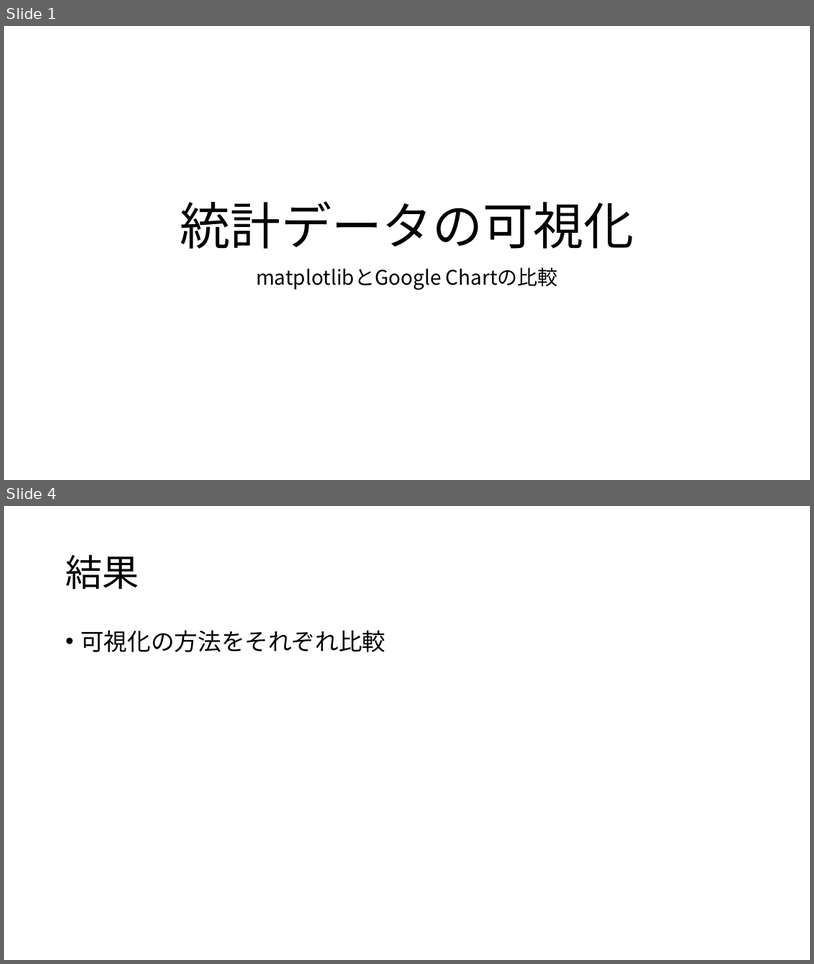
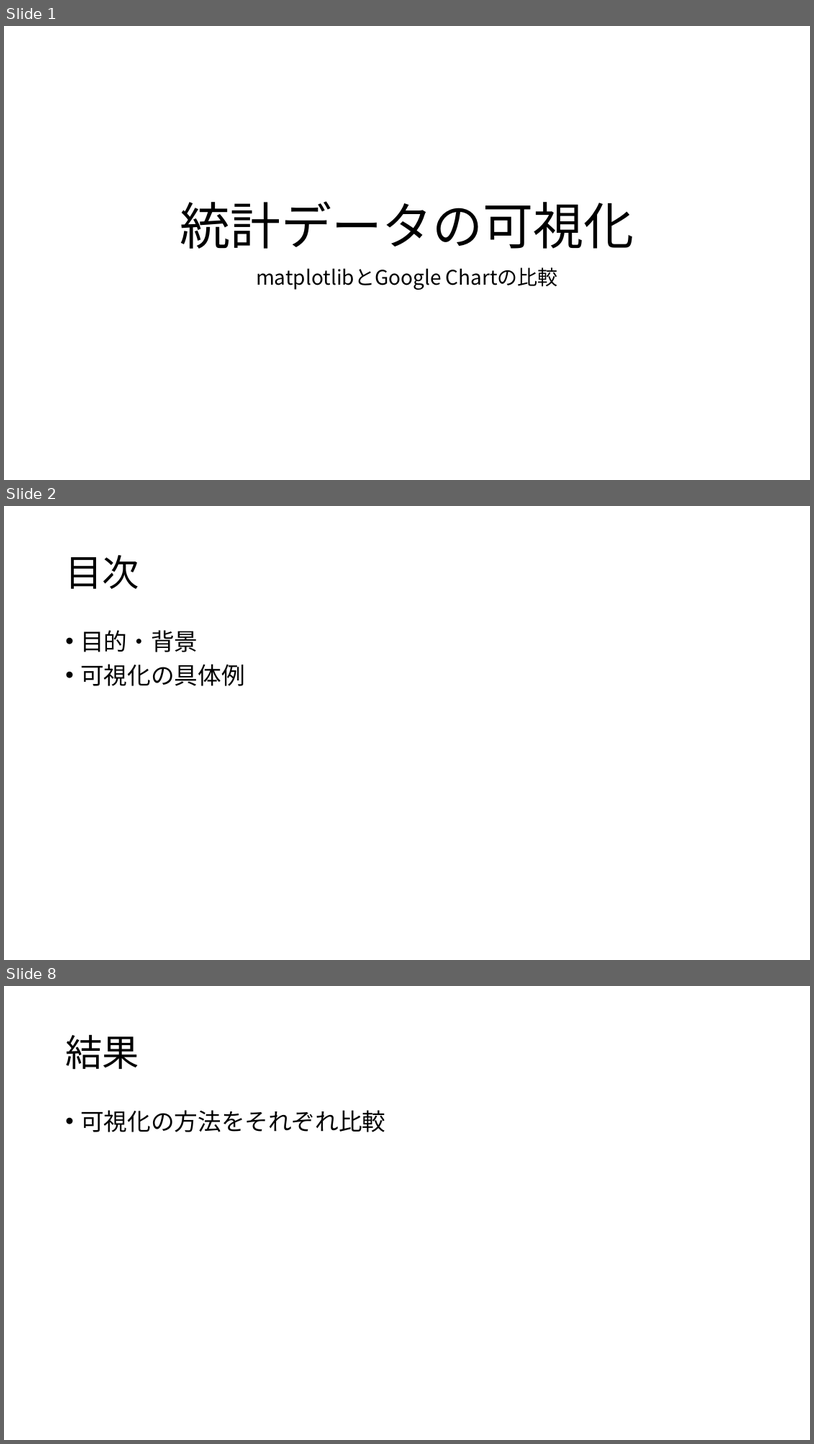
Before and after one commit to erevest-cobalt/3pro, a slide deck: 統計データの可視化.pptx. Shown one above the other, each under a label of ours: slides 1 and 4 before the commit, slides 1, 2 and 8 after it; the slides between them are not shown. The pictures are 814x964 and 814x1444 pixels, drawn with LibreOffice and Linux fonts; fonts in the diff are those of the drawing. Boxes give left, top, right and bottom in pixels: in the first picture for what was removed or moved away, otherwise in the second. Text is boxed around its words. In the diff, an @@ line names an element or a change of style, - is before the commit and + after.

```diff
--- a/統計データの可視化.pptx
+++ b/統計データの可視化.pptx
@@ slide 2 added at (4, 506, 810, 960), background #FFFFFF @@
@@ title added at (65, 555, 139, 589), 44 pt, text #000000 @@
+目次
@@ text added at (80, 630, 244, 686), 28 pt, text #000000 @@
+• 目的・背景
+• 可視化の具体例
@@ what was slide 4 is now slide 8 @@
```
Also in this commit, not shown: 2 slides changed, 3 other slides added.
